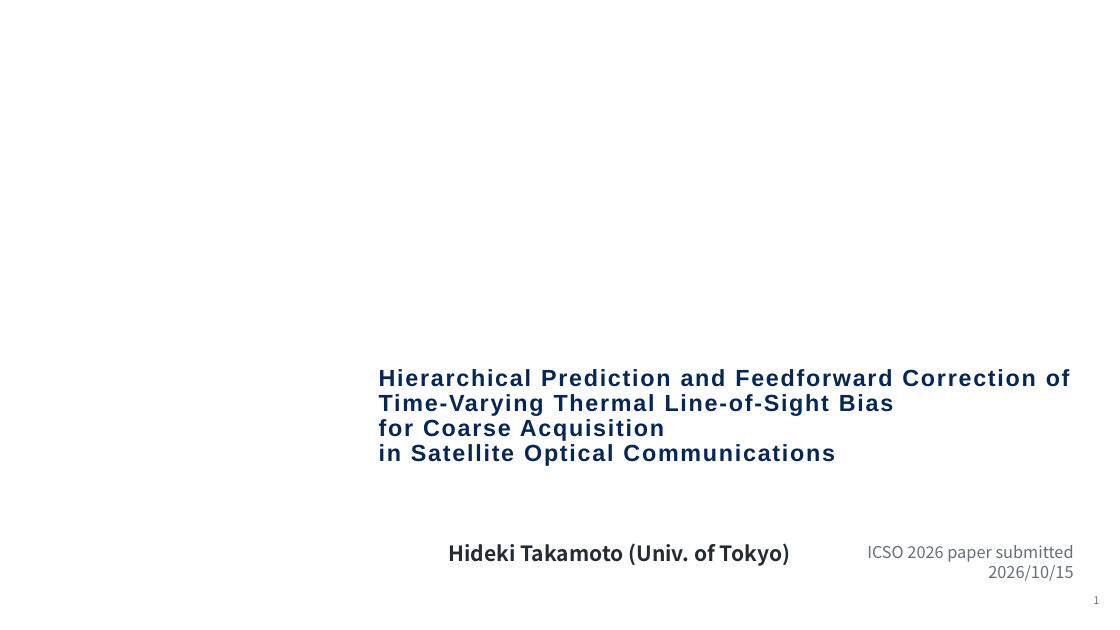
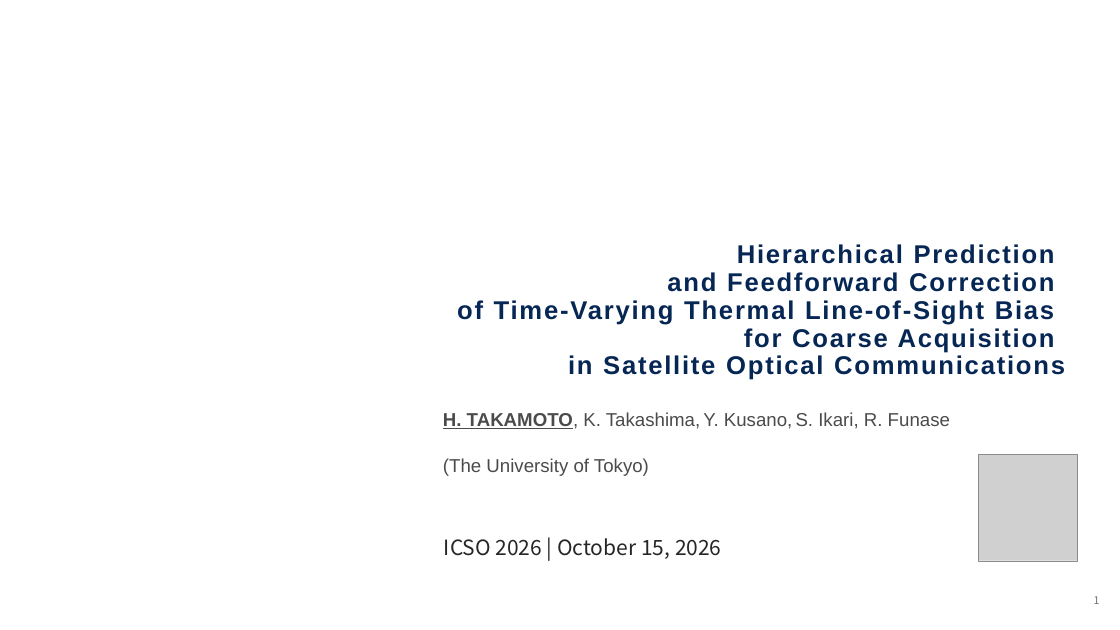
Before and after one commit to Hideki-1029/thermal-deformation-optcomm, a slide deck: slide 1 of papers/ICSO/slides/en_ICSO2026_slides_takamoto.pptx. Drawn at 1120x630 pixels with LibreOffice and Linux fonts; fonts in the diff are those of the drawing; grey boxes stand for pictures; background and template pictures are left out. Boxes give left, top, right and bottom in pixels: in the first picture for what was removed or moved away, otherwise in the second. Text is boxed around its words. In the diff, an @@ line names an element or a change of style, - is before the commit and + after.

Commit message:
スライド一枚目修正

```diff
--- a/papers/ICSO/slides/en_ICSO2026_slides_takamoto.pptx
+++ b/papers/ICSO/slides/en_ICSO2026_slides_takamoto.pptx
@@ title "Hierarchical Prediction and Feedforward Correction ...": place and size @@
-title "Hierarchical Prediction and Feedforward Correction ..." at [379,369,1070,466]
+title "Hierarchical Prediction and Feedforward Correction ..." at [457,272,1065,380]
@@ title "Hierarchical Prediction and Feedforward Correction ..." at [457,272,1065,380]: size 40 to 44 pt; alignment left to right @@
@@ text added at [443,412,950,476], 32 pt, text #4B4B4B @@
+H. TAKAMOTO, K. Takashima, Y. Kusano, S. Ikari, R. Funase
+(The University of Tokyo)
@@ picture added at [978,455,1078,561] @@
@@ text at [444,538,722,559]: text changed; size 28 to 36 pt; text colour #666F79 to #262626 @@
-ICSO 2026 paper submitted
-2026/10/15
+ICSO 2026 | October 15, 2026
@@ subtitle removed at [449,543,790,566] @@
-Hideki Takamoto (Univ. of Tokyo)
```
